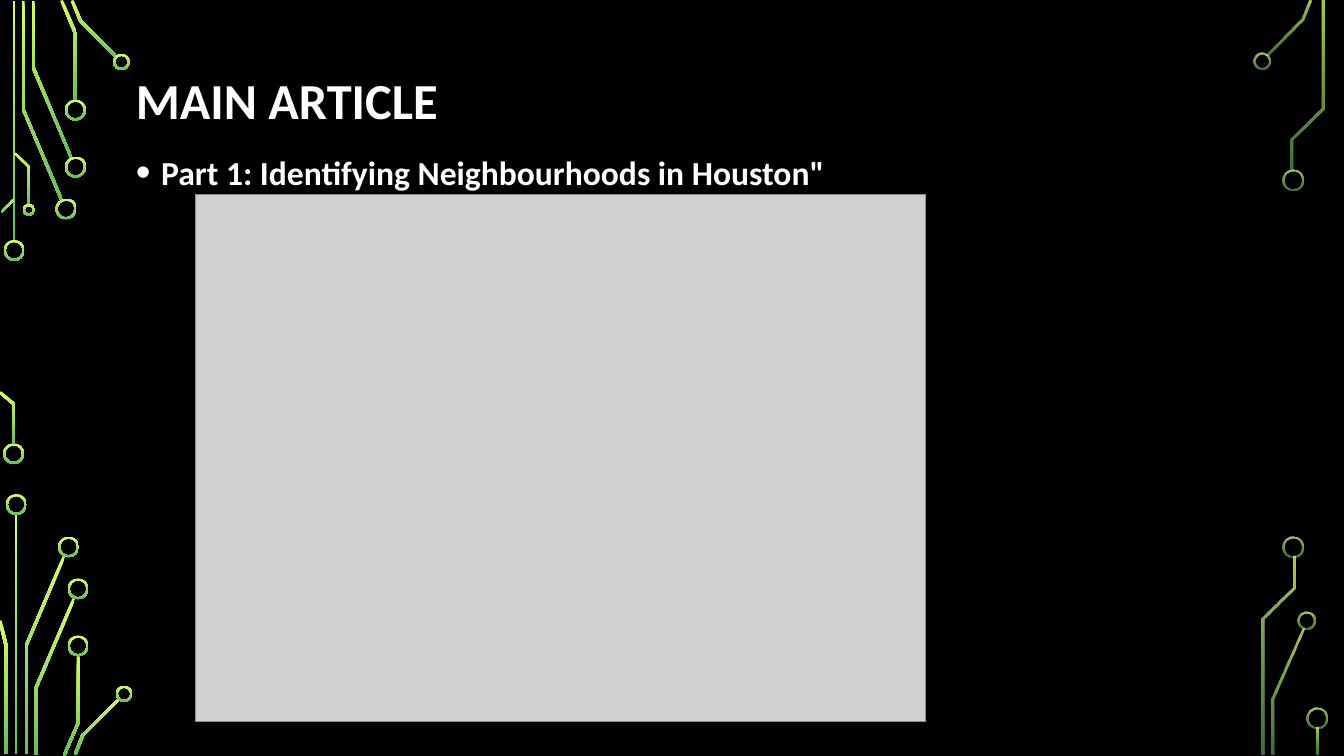
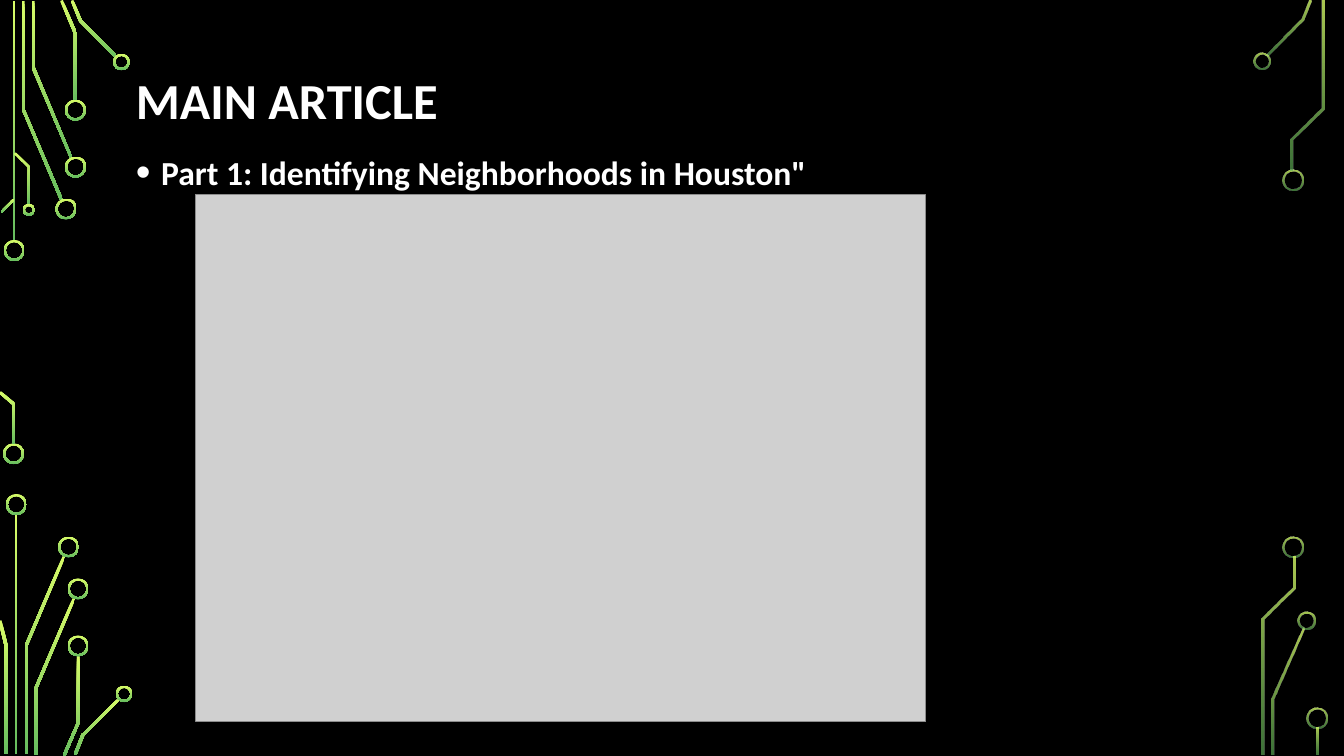
Before and after one commit to jhansikx/CourseEraCapstone_JKX, a slide deck: slide 6 of capstone_presentation_jkx.pptx. Drawn at 1344x756 pixels with LibreOffice and Linux fonts; fonts in the diff are those of the drawing; grey boxes stand for pictures; background and template pictures are left out. Boxes give left, top, right and bottom in pixels: in the first picture for what was removed or moved away, otherwise in the second. Text is boxed around its words. In the diff, an @@ line names an element or a change of style, - is before the commit and + after.

```diff
--- a/capstone_presentation_jkx.pptx
+++ b/capstone_presentation_jkx.pptx
@@ text at (161, 161, 806, 191): text changed @@
-• Part 1: Identifying Neighbourhoods in Houston"
+• Part 1: Identifying Neighborhoods in Houston"
```
Also in this commit, not shown: 2 other slides changed, 1 slide added.
